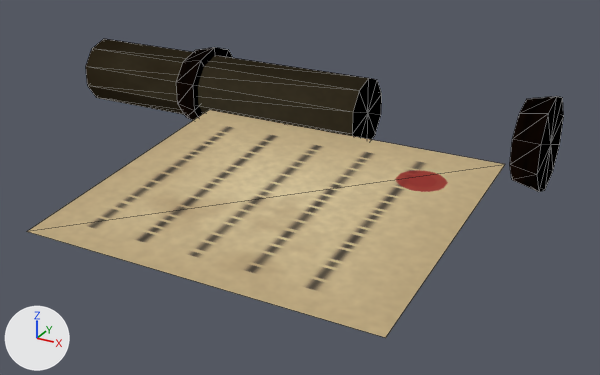
Before and after pictures for a commit that changed the Blender file blender_src/props/contract.blend.
The view is the same before and after, from a 50 mm camera at (0.249, -0.561, 0.236) aimed at (-0.009, -0.092, 0.001). Every picture has the same lights, and +X, +Y and +Z are marked at lower left. The first picture is the older version. Mesh edges are drawn as thin lines.

The older version as bpy lines, for what is in view:
```python
me_knoba = bpy.data.meshes.new('KnobA')
me_knoba.from_pydata(...)  # 100 vertices, 40 faces; spans x -0.035..0.035, y -0.0333..0.0333, z 0.0..0.02
me_knoba.materials.append(mat_m_wooddark)  # picture img_t_wood_dark
me_roll = bpy.data.meshes.new('Roll')
me_roll.from_pydata(...)  # 100 vertices, 40 faces; spans x -0.028..0.028, y -0.027..0.027, z 0.0..0.26
me_roll.materials.append(mat_m_paperyellow)  # picture img_t_paper_yellow
me_unrolled = bpy.data.meshes.new('Unrolled')
me_unrolled.from_pydata(...)  # 4 vertices, 2 faces; spans x -0.12..0.12, y 0.0, z -0.1..0.1
me_unrolled.materials.append(mat_m_docink)  # picture img_t_doc_ink
ob_knoba = bpy.data.objects.new('KnobA', me_knoba)
ob_knoba.parent = ob_contract
ob_knoba.location = (-0.14, 0.0, 0.03)
ob_knoba.rotation_euler = (0.0, -1.571, 0.0)  # degrees (0, -90, 0)
ob_roll = bpy.data.objects.new('Roll', me_roll)
ob_roll.parent = ob_contract
ob_roll.location = (0.0, 0.0, 0.03)
ob_roll.rotation_euler = (0.0, -1.571, 0.0)  # degrees (0, -90, 0)
ob_unrolled = bpy.data.objects.new('Unrolled', me_unrolled)
ob_unrolled.parent = ob_contract
ob_unrolled.location = (0.0, -0.14, 0.015)
ob_unrolled.rotation_euler = (-1.466, 0.0, 0.0)  # degrees (-84, 0, 0)
# also in view: 'KnobB' at (0.13, 0.0, 0.03)
```
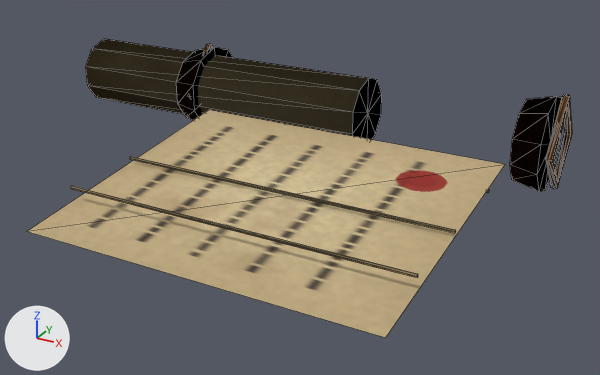
Patch to the scene script:
```diff
--- a/blender_src/props/contract.blend.py
+++ b/blender_src/props/contract.blend.py
@@ img_woven_paper @@
+img_woven_paper = load_image('woven_paper', '_unpacked/woven_paper', 256, 256, 'sRGB')
@@ img_t_bronze @@
+img_t_bronze = load_image('t_bronze', '_unpacked/t_bronze', 256, 256, 'sRGB')
@@ mat_unbleachedpaper @@
+mat_unbleachedpaper = bpy.data.materials.new('UnbleachedPaper')
+# colours: brown #a28b65
+# uses the picture img_woven_paper
@@ mat_oxidizedbrass @@
+mat_oxidizedbrass = bpy.data.materials.new('OxidizedBrass')
+# colours: beige #d6af81
+# uses the picture img_t_bronze
@@ me_art_unbleachedpaper @@
+me_art_unbleachedpaper.from_pydata(...)  # 36 vertices, 30 faces; spans x -0.119..0.12, y -0.2..-0.074, z 0.018..0.02
+me_art_unbleachedpaper.materials.append(mat_unbleachedpaper)
@@ me_art_oxidizedbrass @@
+me_art_oxidizedbrass.from_pydata(...)  # 90 vertices, 128 faces; spans x -0.149..0.149, y -0.032..0.032, z -0.003..0.067
+me_art_oxidizedbrass.materials.append(mat_oxidizedbrass)
@@ ob_art_unbleachedpaper @@
+ob_art_unbleachedpaper = bpy.data.objects.new('Art_UnbleachedPaper', me_art_unbleachedpaper)
+ob_art_unbleachedpaper.parent = ob_contract
+ob_art_unbleachedpaper.location = (0.0, 0.0, 0.0)
@@ ob_art_oxidizedbrass @@
+ob_art_oxidizedbrass = bpy.data.objects.new('Art_OxidizedBrass', me_art_oxidizedbrass)
+ob_art_oxidizedbrass.parent = ob_contract
+ob_art_oxidizedbrass.location = (0.0, 0.0, 0.0)
```

Changed parts and their boxes (x1, y1, x2, y2) in the pictures (600 x 375 px):
'Art_UnbleachedPaper', added: after (70, 156, 490, 278)
'Art_OxidizedBrass', added: after (203, 44, 573, 189)
